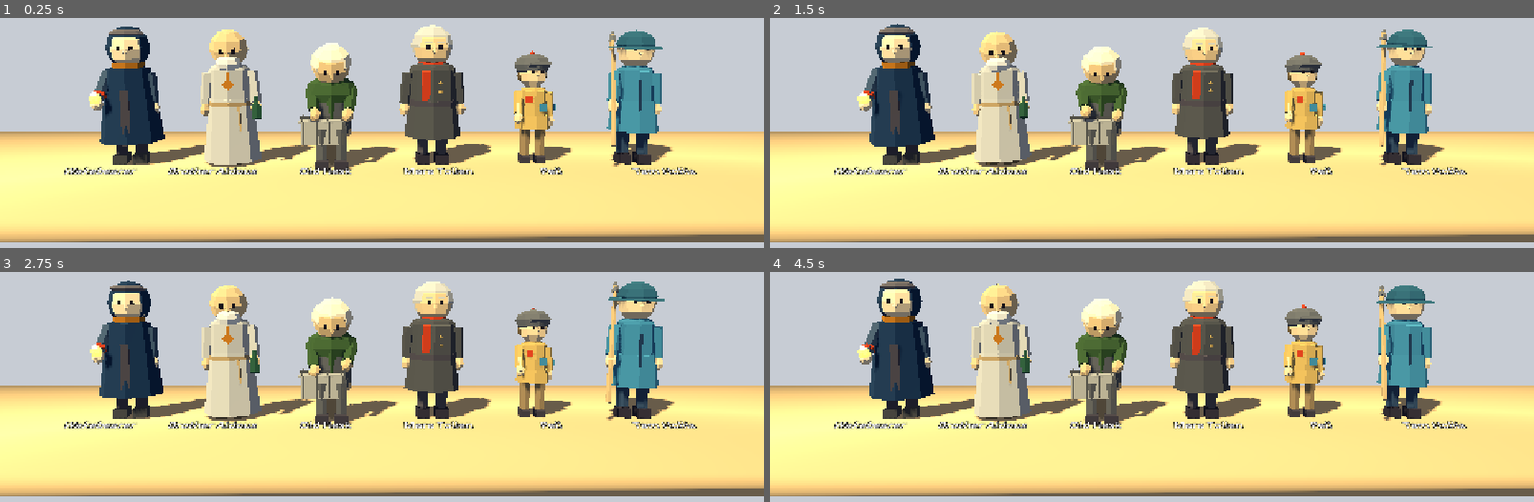
Above: before the commit, frames 1-4 (two rows, left to right).
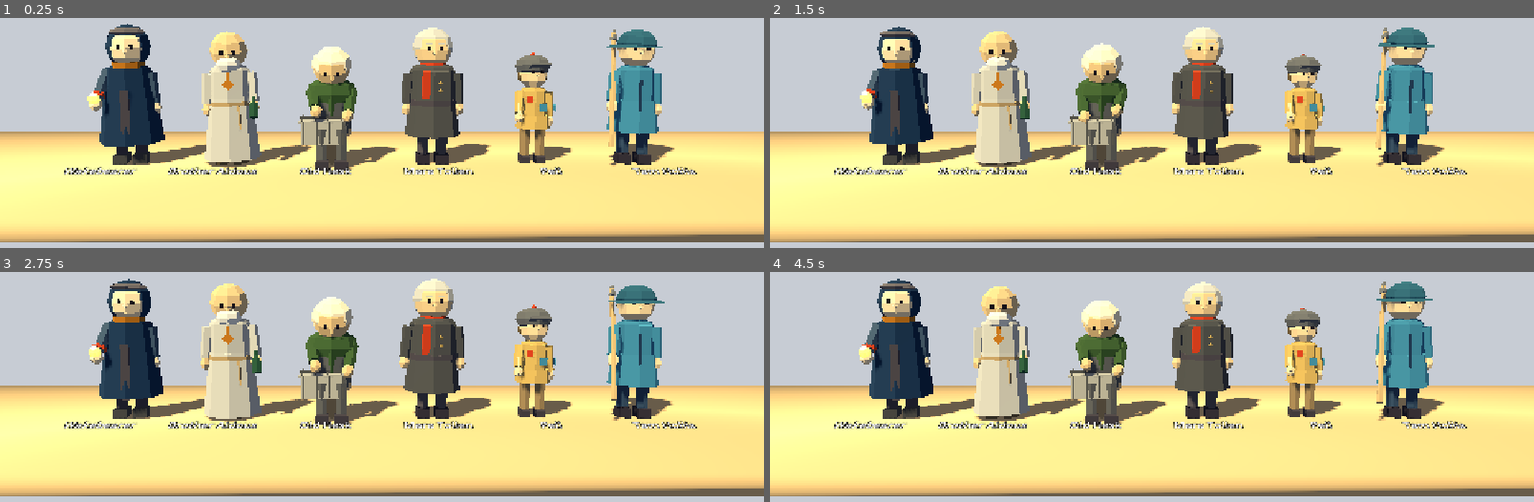
Above: after the commit, the same moments.

Repository: LoganChu/Agent_Game_Playground
Game: Godot game, scene res://scenes/debug/character_lineup.tscn
Same seed, same stepped clock (60 frames per second), same inputs: the game is played once before the commit and once after it. This scene is started directly instead of the project's main scene.
Inputs (mouse positions are in pixels of both pictures, inside the frame that each line leads up to):
- Up to frame 1 (0.25 s): no input
- Up to frame 2 (1.5 s): tap Enter at 0.5 s; move the mouse to (1320, 80) at 0.52 s; hold D (move_right) 0.53-1.28 s; tap Q (camera_left) at 0.6 s; click (1320, 80) at 0.67 s; move the mouse to (999, 121) at 1.27 s; hold S (move_back) from 1.28 s (still down); tap R (camera_right) at 1.35 s
- Up to frame 3 (2.75 s): move the mouse to (outside the picture) at 2.02 s; release S (move_back) at 2.03 s; hold D (move_right) from 2.03 s (still down); hold E (interact) from 2.03 s (still down)
- Up to frame 4 (4.5 s): move the mouse to (1113, 439) at 2.77 s; release D (move_right) at 2.78 s; release E (interact) at 2.78 s; hold W (move_forward) 2.78-3.53 s; tap J (journal) at 2.85 s; click (1113, 439) at 2.92 s; move the mouse to (1381, 419) at 3.52 s; hold A (move_left) from 3.53 s (still down); tap Enter at 3.6 s; move the mouse to (922, 290) at 4.27 s; tap 1 at 4.35 s

The runs differ from the first frame. In frame 1, 3.2% of the frame differs, in the area x 11-89%, y 2-66%; in frame 2, 2.9%; in frame 3, 3.5%; in frame 4, 3.6%.

Commit message:
feat: 'light' on model props, validated; dressing kit tests
Co-Authored-By: Claude Opus 5.5 <noreply@anthropic.com>
Claude-Session: https://claude.ai/code/session_011n5jAgFQGZ4Gr6oWijR4MA

Diff:
--- a/scripts/core/content_validator.gd
+++ b/scripts/core/content_validator.gd
@@ -95,6 +95,27 @@
 			_err("data/flags.json", "flag '%s' needs a description" % id)
 		if id != id.to_snake_case() or id.contains(" "):
 			_err("data/flags.json", "flag '%s' must be snake_case" % id)
+
+
+## `light` is only for model props, and a model standing in for a shape that lights itself
+## (signal_lantern, beacon_light) must bring its own, or the lit version goes dark.
+func _check_prop_light(where: String, prop: Dictionary, model: String) -> void:
+	var shape := str(prop.get("shape", ""))
+	if not prop.has("light"):
+		if not model.is_empty() and shape in PropFactory.LIT_SHAPES:
+			_err(where, "model prop standing in for '%s' needs a 'light'" % shape)
+		return
+	if model.is_empty():
+		_err(where, "prop 'light' needs a 'model' (shape '%s' builds its own)" % shape)
+	if not prop["light"] is Dictionary:
+		_err(where, "prop 'light' must be an object {color, energy, range, offset}")
+		return
+	var light: Dictionary = prop["light"]
+	if light.has("color") and not _valid_color(str(light["color"])):
+		_err(where, "prop light has unknown color '%s'" % light["color"])
+	for key: String in ["energy", "range"]:
+		if light.has(key) and not (light[key] is float or light[key] is int):
+			_err(where, "prop light %s must be a number" % key)
 
 
 func _valid_color(value: String) -> bool:
@@ -176,6 +197,7 @@
 			_err(where, "prop model '%s' does not exist" % model)
 		if model.is_empty() and str(prop.get("shape", "")) not in PropFactory.SHAPES:
 			_err(where, "prop needs 'model' or a 'shape' in %s" % [PropFactory.SHAPES])
+		_check_prop_light(where, prop, model)
 		_ref_condition(where, prop.get("if"))
 	var fog: Dictionary = region.get("fog", {})
 	for override: Variant in fog.get("overrides", []):
--- a/scripts/world/prop_factory.gd
+++ b/scripts/world/prop_factory.gd
@@ -4,6 +4,9 @@
 ## fallback when a region prop has no Blender-made model.
 
 const SHAPES: Array[String] = ["pine", "rock", "house", "post", "crate", "beacon", "dock", "beacon_light", "signal_lantern", "stool", "cups", "net_rack", "net_frame"]
+
+## Shapes that carry their own OmniLight3D (a model standing in for one needs a `light`).
+const LIT_SHAPES: Array[String] = ["beacon_light", "signal_lantern"]
 
 const PALETTE: Dictionary = {
 	"ember": Color("#F2A541"),
--- a/scripts/world/region.gd
+++ b/scripts/world/region.gd
@@ -163,11 +163,25 @@
 			node.scale = Vector3.ONE * float(prop.get("scale", 1.0))
 			if prop.has("collider"):
 				node.add_child(_box_collider(JsonUtil.to_vector3(prop["collider"])))
+			if prop.has("light"):
+				node.add_child(build_light(prop["light"]))
 	if node == null:
 		node = PropFactory.build(str(prop.get("shape", "crate")), str(prop.get("color", "")), float(prop.get("scale", 1.0)))
 	node.position = place(prop.get("position"), bool(prop.get("snap", true)))
 	node.rotation_degrees.y = float(prop.get("rotation_y", 0.0))
 	return node
+
+
+## An OmniLight3D from a prop's `light` field: {color, energy, range, offset}. Only model
+## props use it — procedural shapes (signal_lantern, beacon_light) build their own light.
+static func build_light(spec: Dictionary) -> OmniLight3D:
+	var light := OmniLight3D.new()
+	light.name = "PropLight"
+	light.light_color = PropFactory.color(str(spec.get("color", "kindle")))
+	light.light_energy = float(spec.get("energy", 1.0))
+	light.omni_range = float(spec.get("range", 6.0))
+	light.position = JsonUtil.to_vector3(spec.get("offset", [0, 0, 0]))
+	return light
 
 
 func _box_collider(size: Vector3) -> StaticBody3D:
--- /dev/null
+++ b/tests/test_dressing.gd
@@ -0,0 +1,99 @@
+extends TestCase
+## The Blender dressing kit (assets/models/dressing/): every model loads with meshes and sane
+## bounds, model props carry their `light`, and the validator guards lights on model props.
+
+const DIR := "res://assets/models/dressing/"
+const MAX_BYTES := 5 * 1024 * 1024
+
+
+func _models() -> Array[String]:
+	var out: Array[String] = []
+	for file in DirAccess.get_files_at(DIR):
+		if file.ends_with(".glb"):
+			out.append(DIR + file)
+	return out
+
+
+## World-space AABB of every mesh under `node` (node at the origin, unscaled).
+func _bounds(node: Node3D) -> AABB:
+	var box := AABB()
+	var first := true
+	for mi: MeshInstance3D in node.find_children("*", "MeshInstance3D", true, false):
+		var xf := Transform3D.IDENTITY
+		var n: Node = mi
+		while n != node and n is Node3D:
+			xf = (n as Node3D).transform * xf
+			n = n.get_parent()
+		var aabb := xf * mi.get_aabb()
+		box = aabb if first else box.merge(aabb)
+		first = false
+	return box
+
+
+func test_every_model_loads_small_and_upright() -> void:
+	var models := _models()
+	assert_true(models.size() >= 20, "the kit has its models (found %d)" % models.size())
+	for path in models:
+		assert_true(FileAccess.get_file_as_bytes(path).size() < MAX_BYTES, "%s is under 5 MB" % path)
+		var scene := load(path) as PackedScene
+		assert_true(scene != null, "%s loads" % path)
+		if scene == null:
+			continue
+		var node := scene.instantiate() as Node3D
+		var meshes := node.find_children("*", "MeshInstance3D", true, false)
+		assert_true(meshes.size() > 0, "%s has meshes" % path)
+		# Merged by material in Blender: a handful of draw calls, not one per strand.
+		assert_true(meshes.size() <= 16, "%s has %d mesh nodes (merge by material)" % [path, meshes.size()])
+		var box := _bounds(node)
+		assert_true(box.size.length() > 0.2 and box.size.x < 8.0 and box.size.z < 8.0 and box.size.y < 7.0, "%s has sane bounds %s" % [path, box])
+		if not path.ends_with("moored_boat.glb") and not path.ends_with("dock.glb") and not path.ends_with("beacon_lit.glb"):
+			assert_true(box.position.y > -0.3, "%s stands on its origin (min y %.2f)" % [path, box.position.y])
+		node.free()
+
+
+func test_replacements_keep_their_shape_heights() -> void:
+	# The dock's deck top must stay at 0.675 so it matches the Saltmarrow pier (placed at -0.4).
+	var dock := (load(DIR + "dock.glb") as PackedScene).instantiate() as Node3D
+	var planks := 0
+	for mi: MeshInstance3D in dock.find_children("*", "MeshInstance3D", true, false):
+		var aabb := mi.transform * mi.get_aabb()
+		if absf(aabb.end.y - 0.675) < 0.01 and aabb.size.z > 5.5:
+			planks += 1
+	assert_true(planks >= 1, "dock planks top out at 0.675")
+	dock.free()
+	# The lit beacon's glass sits inside the Gull's Beacon lantern (4.12–5.02).
+	var lit := (load(DIR + "beacon_lit.glb") as PackedScene).instantiate() as Node3D
+	var box := _bounds(lit)
+	assert_true(box.position.y > 4.0 and box.end.y < 5.2, "beacon glass between 4.0 and 5.2 (%s)" % box)
+	lit.free()
+
+
+func test_model_props_get_their_light() -> void:
+	var db := load_content()
+	var region := Region.new()
+	for id: String in ["saltmarrow", "gulls_head"]:
+		for prop: Dictionary in db.get_region(id)["props"]:
+			if not prop.has("light"):
+				continue
+			var node := region._build_prop(prop)
+			var lights := node.find_children("*", "OmniLight3D", true, false)
+			assert_eq(lights.size(), 1, "%s in %s has one light" % [prop.get("shape"), id])
+			if lights.size() == 1:
+				var light := lights[0] as OmniLight3D
+				assert_eq(light.light_color, PropFactory.color(str(prop["light"].get("color", "kindle"))))
+				assert_true(light.omni_range > 1.0, "light has a range")
+			node.free()
+	region.free()
+
+
+func test_validator_checks_prop_lights() -> void:
+	var db := load_content()
+	var props: Array = db.regions["saltmarrow"]["props"]
+	props.append({"shape": "crate", "position": [0, 0, 0], "light": {"color": "kindle"}})
+	props.append({"model": DIR + "signal_lantern.glb", "shape": "signal_lantern", "position": [0, 0, 0]})
+	props.append({"model": DIR + "lantern_post.glb", "position": [0, 0, 0], "light": {"color": "no_such_colour", "range": "far"}})
+	var validator := ContentValidator.new(db)
+	assert_false(validator.validate(), "validator should fail")
+	var report := validator.report()
+	for needle: String in ["'light' needs a 'model'", "needs a 'light'", "unknown color 'no_such_colour'", "range must be a number"]:
+		assert_true(report.contains(needle), "report should mention '%s'" % needle)
Not shown, added: tests/test_dressing.gd.uid
